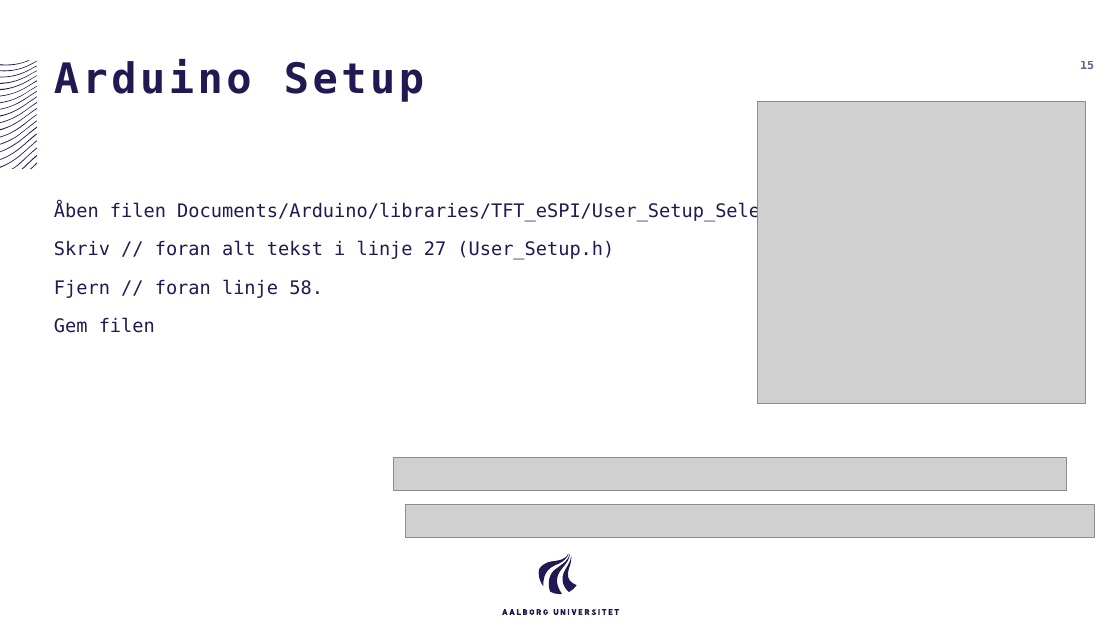
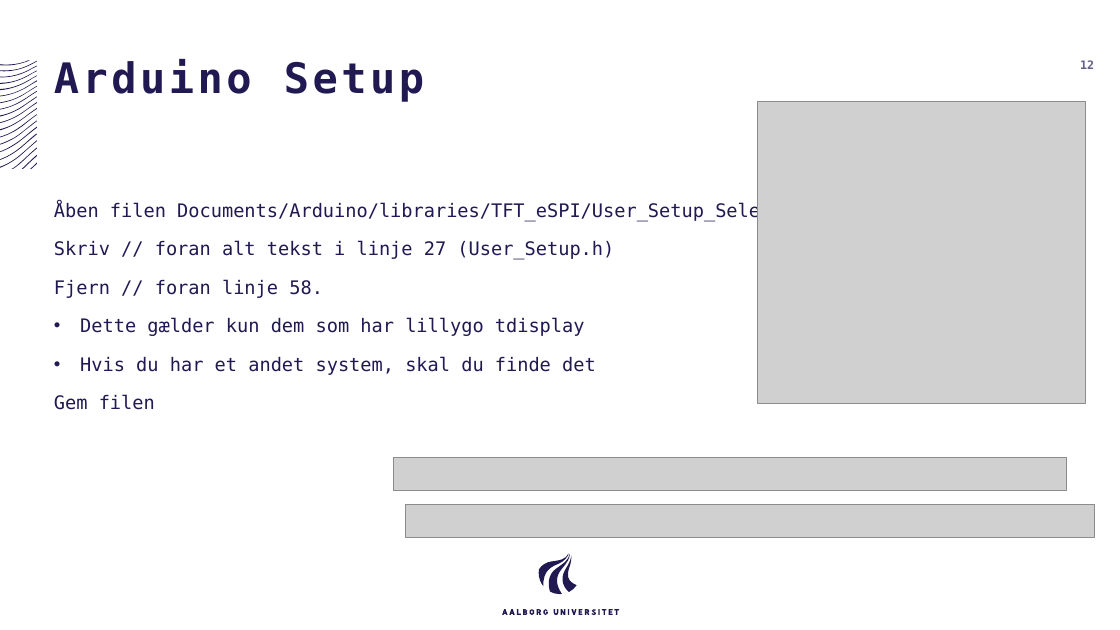
Before and after one commit to AAU-ST1-Programming/setup, a slide deck: slide 12 of Setup Windows.pptx (slide 15 before the commit). Drawn at 1120x630 pixels with LibreOffice and Linux fonts; fonts in the diff are those of the drawing; grey boxes stand for pictures. Boxes give left, top, right and bottom in pixels: in the first picture for what was removed or moved away, otherwise in the second. Text is boxed around its words. In the diff, an @@ line names an element or a change of style, - is before the commit and + after.

Commit message:
Updated setup to just use winget on windows

```diff
--- a/Setup Windows.pptx
+++ b/Setup Windows.pptx
@@ page number at box(1080, 60, 1094, 69): text changed @@
-15
+12
@@ text at box(80, 317, 596, 375): paragraphs added @@
+• Dette gælder kun dem som har lillygo tdisplay
+• Hvis du har et andet system, skal du finde det
```
Also in this commit, not shown: 6 other slides changed, 1 slide added, 4 slides removed, 1 other file.
